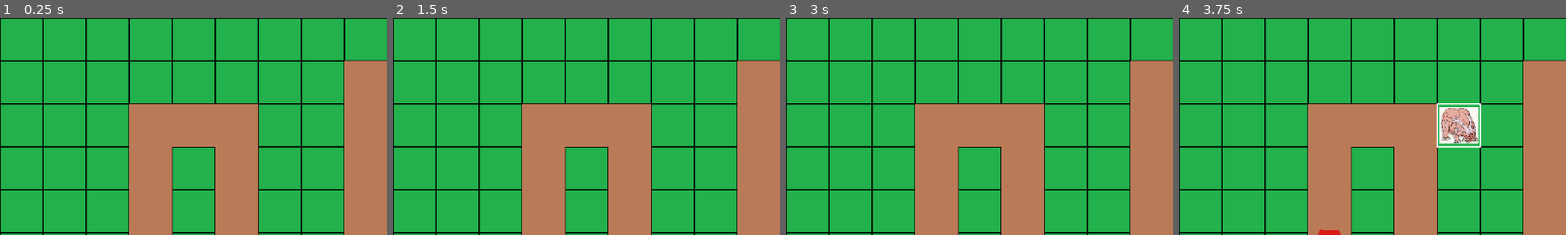
Above: before the commit, frames 1-4 (left to right).
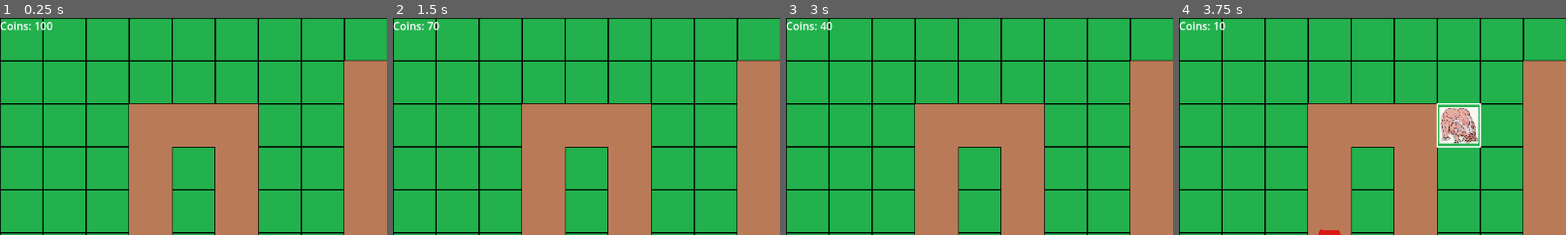
Above: after the commit, the same moments.

Repository: alexandermaguire96/tower-defense
Game: Godot game, scene res://Scenes/Main.tscn
The game is run twice, just before and just after one commit, with the same random seed, the same clock (stepped at 60 frames per second) and the same inputs.
Inputs (mouse positions are % of the whole screen's width and height, from its top left):
- Up to frame 1 (0.25 s): no input
- Up to frame 2 (1.5 s): tap Enter at 0.5 s; move the mouse to (45, 70) at 0.52 s; click (45, 70) at 0.67 s; move the mouse to (80, 65) at 1.27 s; click (80, 65) at 1.42 s
- Up to frame 3 (3 s): move the mouse to (20, 35) at 2.02 s; click (20, 35) at 2.17 s; move the mouse to (55, 50) at 2.77 s; click (55, 50) at 2.92 s
- Up to frame 4 (3.75 s): move the mouse to (35, 25) at 3.52 s; click (35, 25) at 3.67 s
The pictures show only the part of the screen within x 0-50%, y 0-50%; the shares and areas given below are measured in that part.

The runs differ from the first frame. In frame 1, 0.3% of the frame differs, in the area x 0-14%, y 1-6%; in frame 2, 0.2%; in frame 3, 0.3%; in frame 4, 0.2%.

Commit message:
Added initial economy and finalised origin push

Diff:
--- a/Scenes/Main.tscn
+++ b/Scenes/Main.tscn
@@ -105,6 +105,12 @@
 layout_mode = 2
 text = "RETRY"
 
+[node name="CoinLabel" type="Label" parent="."]
+z_index = 100
+offset_right = 40.0
+offset_bottom = 23.0
+text = "Coins : 100"
+
 [connection signal="enemy_leaked" from="EnemyPath" to="." method="_on_enemy_path_enemy_leaked"]
 [connection signal="game_won" from="EnemyPath" to="." method="_on_enemy_path_game_won"]
 [connection signal="timeout" from="EnemyPath/SpawnRate" to="EnemyPath" method="_on_spawn_timer_timeout"]
--- a/Scripts/enemy.gd
+++ b/Scripts/enemy.gd
@@ -12,4 +12,5 @@
 
 func die() -> void:
 	print("Enemy died")
+	get_tree().current_scene.add_coins(10)
 	get_parent().queue_free()
--- a/Scripts/enemy_path.gd
+++ b/Scripts/enemy_path.gd
@@ -9,7 +9,7 @@
 @export var wave_delay := 5.0
 @export var boss_wave_delay := 10.0
 
-var current_wave := 59
+var current_wave := 1
 var max_waves := 60
 var enemies_spawned := 0
 var enemies_per_wave := 10
--- a/Scripts/main.gd
+++ b/Scripts/main.gd
@@ -1,9 +1,12 @@
 extends Node2D
 
+@onready var coin_label = $CoinLabel
 
 const TowerScene = preload("res://Scenes/Tower.tscn")
 var towers = {}
 var lives = 5.0
+var coins = 100
+const TOWER_COST = 30
 
 
 # Called when the node enters the scene tree for the first time.
@@ -13,7 +16,7 @@
 
 # Called every frame. 'delta' is the elapsed time since the previous frame.
 func _process(_delta: float) -> void:
-	pass
+	coin_label.text = "Coins: " + str(coins)
 
 func _unhandled_input(event):
 	if event is InputEventMouseButton:
@@ -30,6 +33,10 @@
 					if towers.has(tile_pos):
 						print("There is already a tower here!")
 						return
+
+					if coins < TOWER_COST:
+						return
+					coins -= TOWER_COST
 
 					var tower_instance = TowerScene.instantiate()
 
@@ -66,3 +73,6 @@
 	print("YOU WIN")
 	$WinScreen.show()
 	get_tree().paused = true
+
+func add_coins(amount: int) -> void:
+	coins += amount
--- a/Scripts/tower.gd
+++ b/Scripts/tower.gd
@@ -3,7 +3,7 @@
 @export var projectile_scene: PackedScene
 
 var attack_speed = 1.0
-var attack_damage = 5000.0
+var attack_damage = 50.0
 var crit_chance = 0.0
 var crit_damage = 150.0
 var tower_range = 2.0
